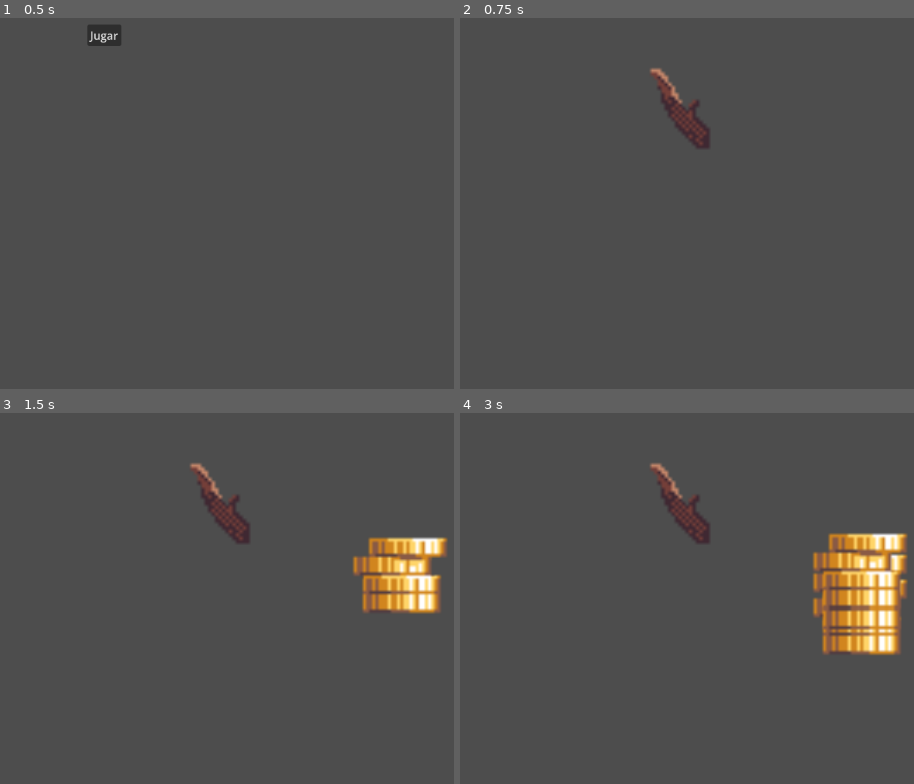
Above: before the commit, frames 1-4 (two rows, left to right).
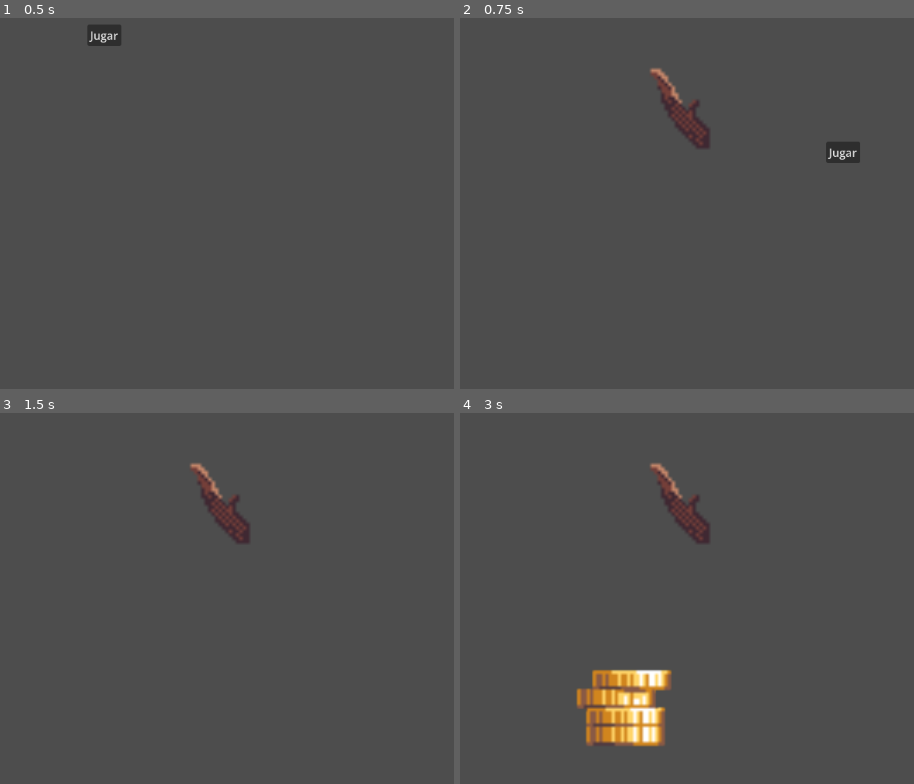
Above: after the commit, the same moments.

Repository: Estebo1/MineSongClicker
Game: Godot game, scene res://Scenes/Menu.tscn
Two runs of this game, one before a commit and one after it. Both use one fixed random seed, a clock stepped at 60 frames per second and the inputs below. Sound files missing from this copy of the repository are replaced by a short silence.
Inputs (mouse positions are in pixels of both pictures, inside the frame that each line leads up to):
- Up to frame 1 (0.5 s): no input
- Up to frame 2 (0.75 s): click "Jugar" at 0.5 s
- Up to frame 3 (1.5 s): click (381, 546) at 1.25 s, where only the run after the commit has a clickable "Jugar"
- Up to frame 4 (3 s): move the mouse to (outside the picture) at 2.02 s; click (outside the picture) at 2.17 s; move the mouse to (700, 583) at 2.77 s; click (700, 583) at 2.92 s

Frame 1 is identical in both runs. In frame 2, 0.4% of the frame differs, in the area x 80-89%, y 33-40%; in frame 3, 3.5%; in frame 4, 9.5%, in the area x 25-99%, y 32-91%.

Commit message:
Conductor y receptor

Diff:
--- a/Prefabs/note.tscn
+++ b/Prefabs/note.tscn
@@ -16,4 +16,5 @@
 texture = ExtResource("2_nerg5")
 
 [node name="CollisionShape2D" type="CollisionShape2D" parent="." unique_id=251249863]
+scale = Vector2(0.5, 0.5)
 shape = SubResource("CircleShape2D_m50do")
--- a/Scenes/Game.tscn
+++ b/Scenes/Game.tscn
@@ -1,10 +1,17 @@
 [gd_scene format=3 uid="uid://dhvth74aus2cx"]
 
+[ext_resource type="Script" uid="uid://bhw40eekshfsi" path="res://Scripts/Game.gd" id="1_7lihs"]
 [ext_resource type="Texture2D" uid="uid://d4enkd5efyppb" path="res://Sprites/Tools/Knife/Primitive_Knife-1.png" id="1_iukft"]
 [ext_resource type="PackedScene" uid="uid://bb6bjthymwv1b" path="res://Prefabs/note.tscn" id="3_j5yw3"]
+[ext_resource type="Script" uid="uid://cpeyrmpv60jue" path="res://Scripts/NoteHitter.gd" id="4_b2bpf"]
 [ext_resource type="Script" uid="uid://d1ewsb8u1h7u4" path="res://Scripts/NoteObjectPool.gd" id="4_kldst"]
+[ext_resource type="Script" uid="uid://bhbd61aurmh2k" path="res://Scripts/Conductor.gd" id="5_7lihs"]
+[ext_resource type="AudioStream" uid="uid://cp4nbrsapwbe7" path="res://Music/20 - Ccc.mp3" id="6_fgofq"]
+
+[sub_resource type="CircleShape2D" id="CircleShape2D_m50do"]
 
 [node name="Game" type="Node2D" unique_id=749831401]
+script = ExtResource("1_7lihs")
 
 [node name="NoteObjectPool" type="Node2D" parent="." unique_id=457763157]
 script = ExtResource("4_kldst")
@@ -17,3 +24,91 @@
 texture = ExtResource("1_iukft")
 
 [node name="Camera2D" type="Camera2D" parent="." unique_id=1351070816]
+
+[node name="HitArea" type="Node2D" parent="." unique_id=788044359]
+position = Vector2(-448, 110)
+scale = Vector2(5.05598, 5.05598)
+script = ExtResource("4_b2bpf")
+input_action = "carril_abajo"
+
+[node name="Sprite2D" type="Sprite2D" parent="HitArea" unique_id=1407262209]
+
+[node name="OkayArea" type="Area2D" parent="HitArea" unique_id=29055022]
+position = Vector2(14.042776, 0.19778557)
+scale = Vector2(0.43553934, 0.43553934)
+
+[node name="CollisionShape2D" type="CollisionShape2D" parent="HitArea/OkayArea" unique_id=1648482603]
+shape = SubResource("CircleShape2D_m50do")
+
+[node name="GoodArea" type="Area2D" parent="HitArea" unique_id=798618340]
+position = Vector2(7.9114237, 0.5933567)
+scale = Vector2(-0.16968697, -0.16968697)
+
+[node name="CollisionShape2D" type="CollisionShape2D" parent="HitArea/GoodArea" unique_id=1950018756]
+shape = SubResource("CircleShape2D_m50do")
+
+[node name="PerfectArea" type="Area2D" parent="HitArea" unique_id=1215332619]
+scale = Vector2(-0.5953481, -0.5953481)
+
+[node name="CollisionShape2D" type="CollisionShape2D" parent="HitArea/PerfectArea" unique_id=866200848]
+shape = SubResource("CircleShape2D_m50do")
+
+[node name="FailArea" type="Area2D" parent="HitArea" unique_id=1136206067]
+position = Vector2(-12.0649185, 0.39557114)
+scale = Vector2(0.5516987, 0.5516987)
+
+[node name="CollisionShape2D" type="CollisionShape2D" parent="HitArea/FailArea" unique_id=1701005794]
+shape = SubResource("CircleShape2D_m50do")
+
+[node name="HitArea2" type="Node2D" parent="." unique_id=160690114]
+position = Vector2(-447, 215)
+scale = Vector2(5.05598, 5.05598)
+script = ExtResource("4_b2bpf")
+input_action = "carril_arriba"
+
+[node name="Sprite2D" type="Sprite2D" parent="HitArea2" unique_id=1726730124]
+
+[node name="OkayArea" type="Area2D" parent="HitArea2" unique_id=1372880268]
+position = Vector2(14.042776, 0.19778557)
+scale = Vector2(0.43553934, 0.43553934)
+
+[node name="CollisionShape2D" type="CollisionShape2D" parent="HitArea2/OkayArea" unique_id=1846702745]
+shape = SubResource("CircleShape2D_m50do")
+
+[node name="GoodArea" type="Area2D" parent="HitArea2" unique_id=772816579]
+position = Vector2(7.9114237, 0.5933567)
+scale = Vector2(-0.16968697, -0.16968697)
+
+[node name="CollisionShape2D" type="CollisionShape2D" parent="HitArea2/GoodArea" unique_id=1576511354]
+shape = SubResource("CircleShape2D_m50do")
+
+[node name="PerfectArea" type="Area2D" parent="HitArea2" unique_id=404897066]
+scale = Vector2(-0.5953481, -0.5953481)
+
+[node name="CollisionShape2D" type="CollisionShape2D" parent="HitArea2/PerfectArea" unique_id=549049056]
+shape = SubResource("CircleShape2D_m50do")
+
+[node name="FailArea" type="Area2D" parent="HitArea2" unique_id=1537186975]
+position = Vector2(-12.0649185, 0.39557114)
+scale = Vector2(0.5516987, 0.5516987)
+
+[node name="CollisionShape2D" type="CollisionShape2D" parent="HitArea2/FailArea" unique_id=2036337972]
+shape = SubResource("CircleShape2D_m50do")
+
+[node name="AudioStreamPlayer" type="AudioStreamPlayer" parent="." unique_id=1879596580 node_paths=PackedStringArray("note_pool")]
+stream = ExtResource("6_fgofq")
+parameters/looping = true
+script = ExtResource("5_7lihs")
+note_pool = NodePath("../NoteObjectPool")
+
+[node name="StartTimer" type="Timer" parent="AudioStreamPlayer" unique_id=1059434103]
+
+[node name="ButtonPlay" type="Button" parent="." unique_id=1718939568]
+offset_left = -48.0
+offset_top = -33.0
+offset_right = 1.0
+offset_bottom = -2.0
+text = "Jugar"
+
+[connection signal="timeout" from="AudioStreamPlayer/StartTimer" to="AudioStreamPlayer" method="_on_start_timer_timeout"]
+[connection signal="pressed" from="ButtonPlay" to="." method="_on_button_pressed"]
--- /dev/null
+++ b/Scripts/Conductor.gd
@@ -0,0 +1,78 @@
+extends AudioStreamPlayer
+
+@export var bpm := 100
+@export var measures := 4
+@export var note_pool: Node2D
+
+var song_position = 0.0
+var song_position_in_beats = 1
+var sec_per_beat = 60.0 / bpm
+var last_reported_beat = 0
+var beats_before_start = 0
+var measure_count = 1
+
+# Determining how close to the beat an event is
+var closest = 0
+var time_off_beat = 0.0
+
+# Señales actualizadas
+signal beat(position)
+signal measure(position)
+
+func _ready():
+	sec_per_beat = 60.0 / bpm
+	beat.connect(_on_conductor_beat)
+
+func _physics_process(_delta):
+	if playing:
+		song_position = get_playback_position() + AudioServer.get_time_since_last_mix()
+		song_position -= AudioServer.get_output_latency()
+		song_position_in_beats = int(floor(song_position / sec_per_beat)) + beats_before_start
+		_report_beat()
+
+func _report_beat():
+	if last_reported_beat < song_position_in_beats:
+		if measure_count > measures:
+			measure_count = 1
+		beat.emit(song_position_in_beats)
+		measure.emit(measure_count)
+		last_reported_beat = song_position_in_beats
+		measure_count += 1
+
+func play_with_beat_offset(num):
+	beats_before_start = num
+	$StartTimer.wait_time = sec_per_beat
+	$StartTimer.start()
+
+func closest_beat(nth):
+	closest = int(round((song_position / sec_per_beat) / nth) * nth)
+	time_off_beat = abs(closest * sec_per_beat - song_position)
+	return Vector2(closest, time_off_beat)
+
+func play_from_beat(beat_num, offset):
+	play()
+	seek(beat_num * sec_per_beat)
+	beats_before_start = offset
+	measure_count = beat_num % measures
+
+func _on_start_timer_timeout():
+	song_position_in_beats += 1
+	if song_position_in_beats < beats_before_start - 1:
+		$StartTimer.start()
+	elif song_position_in_beats == beats_before_start - 1:
+		$StartTimer.wait_time = $StartTimer.wait_time - (AudioServer.get_time_to_next_mix() + AudioServer.get_output_latency())
+		$StartTimer.start()
+	else:
+		play()
+		$StartTimer.stop()
+	_report_beat()
+
+func _on_conductor_beat(posicion_beat: int) -> void:
+	# Lanzamos una nota en un carril aleatorio (0, 1 o 2) para probar
+	var carril_aleatorio = randi() % 3
+	note_pool.spawn_note(carril_aleatorio)
+
+func _input(event: InputEvent) -> void:
+	if event is InputEventMouseButton and event.button_index == MOUSE_BUTTON_LEFT and event.pressed:
+		# Al hacer clic, lanza una nota en el carril de en medio (1)
+		note_pool.spawn_note(1)
--- /dev/null
+++ b/Scripts/Game.gd
@@ -0,0 +1,17 @@
+extends Node2D
+
+@onready var conductor = $AudioStreamPlayer
+@onready var note_pool = $NoteObjectPool
+@onready var boton_play = $ButtonPlay
+
+func _ready() -> void:
+	conductor.beat.connect(_on_conductor_beat)
+func _on_button_pressed() -> void:
+	boton_play.hide()
+	conductor.play_with_beat_offset(0)
+
+func _on_conductor_beat(posicion_beat: int) -> void:
+	print("Beat: ", posicion_beat)
+
+	var carril_aleatorio = randi() % 3
+	var nota_lanzada = note_pool.spawn_note(carril_aleatorio)
--- /dev/null
+++ b/Scripts/NoteHitter.gd
@@ -0,0 +1,53 @@
+extends Node2D
+
+var perfect = false
+var good = false
+var okay = false
+var current_note = null
+
+@export var input_action: String = ""
+
+func _unhandled_input(event: InputEvent) -> void:
+	if event.is_action_pressed(input_action):
+		if current_note != null:
+			if perfect:
+				print("Perfecta")
+			elif good:
+				print("Bien")
+			elif okay:
+				print("Okay")
+
+			current_note.DeactivateNote()
+			_reset()
+
+func _on_perfect_area_area_entered(area: Area2D) -> void:
+	perfect = true
+
+func _on_perfect_area_area_exited(area: Area2D) -> void:
+	perfect = false
+
+func _on_good_area_area_entered(area: Area2D) -> void:
+	good = true
+
+func _on_good_area_area_exited(area: Area2D) -> void:
+	good = false
+
+func _on_okay_area_area_entered(area: Area2D) -> void:
+	okay = true
+	current_note = area
+
+func _on_okay_area_area_exited(area: Area2D) -> void:
+	okay = false
+	if current_note == area:
+		aplicar_fail()
+		current_note.DeactivateNote()
+		_reset()
+
+func aplicar_fail() -> void:
+	print("Fail")
+
+func _reset() -> void:
+	current_note = null
+	perfect = false
+	good = false
+	okay = false
--- a/Scripts/NoteObjectPool.gd
+++ b/Scripts/NoteObjectPool.gd
@@ -11,19 +11,17 @@
 		add_child(note_instance)
 		pool.append(note_instance)
 
-func spawn_note(spawn_position: Vector2):
+func spawn_note(lane: int):
 	for note in pool:
 		if not note.isActive:
-			note.position = spawn_position
-			note.ActivateNote()
+			note.ActivateNote(lane)
 			return note
 
 	var new_note = note_scene.instantiate()
 	add_child(new_note)
 	pool.append(new_note)
 
-	new_note.position = spawn_position
-	new_note.ActivateNote()
+	new_note.ActivateNote(lane)
 
 	print("AumentaPool ", pool.size())
 	return new_note
@@ -32,4 +30,4 @@
 func _input(event: InputEvent) -> void:
 	if event is InputEventMouseButton:
 		if event.button_index == MOUSE_BUTTON_LEFT and event.pressed:
-			spawn_note(Vector2(0.0,0.0))
+			spawn_note(1)
--- a/Scripts/note.gd
+++ b/Scripts/note.gd
@@ -1,26 +1,48 @@
 extends Area2D
 
-@export var speed : float = 40
 @export var collisionShape : CollisionShape2D
 var isActive : bool = false
+
+const TARGET_X = 600
+const SPAWN_X = -10
+const DIST_TO_TARGET = TARGET_X - SPAWN_X
+
+const TOP_LANE_SPAWN = Vector2(SPAWN_X, 200)
+const BOTTOM_LANE_SPAWN = Vector2(SPAWN_X, 500)
+
+var speed : float = 40.0
 
 func _ready() -> void:
 	DeactivateNote()
 
 func _process(delta: float) -> void:
-	position.y += speed * delta
-
-	if position.y > 324:
+	position.x -= speed * delta
+	if position.x <= -600:
 		DeactivateNote()
 
-func ActivateNote():
+func ActivateNote(lane: int):
 	isActive = true
 	show()
+	$Sprite2D.visible = true
+	if lane == 0:
+		position = TOP_LANE_SPAWN
+	elif lane == 1:
+		position = BOTTOM_LANE_SPAWN
+
+	speed = DIST_TO_TARGET / 2.0
 	set_process(true)
-
 	collisionShape.set_deferred("disabled", false)
 	monitoring = true
 	monitorable = true
+
+func destroy(score: int):
+	if score == 3:
+		print("GREAT")
+	elif score == 2:
+		print("GOOD")
+	elif score == 1:
+		print("OKAY")
+	DeactivateNote()
 
 func DeactivateNote():
 	isActive = false
--- a/project.godot
+++ b/project.godot
@@ -19,6 +19,19 @@
 
 ResourceManager="*uid://ucgyrnogf4lt"
 
+[input]
+
+carril_arriba={
+"deadzone": 0.2,
+"events": [Object(InputEventKey,"resource_local_to_scene":false,"resource_name":"","device":16,"window_id":0,"alt_pressed":false,"shift_pressed":false,"ctrl_pressed":false,"meta_pressed":false,"pressed":false,"keycode":0,"physical_keycode":81,"key_label":0,"unicode":0,"location":0,"echo":false,"script":null)
+]
+}
+carril_abajo={
+"deadzone": 0.2,
+"events": [Object(InputEventKey,"resource_local_to_scene":false,"resource_name":"","device":16,"window_id":0,"alt_pressed":false,"shift_pressed":false,"ctrl_pressed":false,"meta_pressed":false,"pressed":false,"keycode":0,"physical_keycode":69,"key_label":0,"unicode":0,"location":0,"echo":false,"script":null)
+]
+}
+
 [physics]
 
 3d/physics_engine="Jolt Physics"
Not shown, added: Music/01 - Gear Up.mp3.import
Not shown, added: Music/02 - Mechadoozer.mp3.import
Not shown, added: Music/03 - The Felted Edge.mp3.import
Not shown, added: Music/04 - Bubble Daze.mp3.import
Not shown, added: Music/05 - Forgiveness.mp3.import
Not shown, added: Music/06 - Fell.mp3.import
Not shown, added: Music/07 - Lovely Snake.mp3.import
Not shown, added: Music/08 - Which Cup.mp3.import
Not shown, added: Music/09 - Spill.mp3.import
Not shown, added: Music/10 - Loosening.mp3.import
Not shown, added: Music/100 - Gnarl.mp3.import
Not shown, added: Music/11 - Shifty.mp3.import
(and 192 more such lines)
